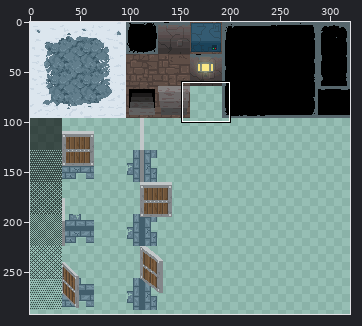
Sprite sheet, stored at images/tileset.png. The first picture is a wide view before the edit; the outline marks the close-up.
Close-up. Before:
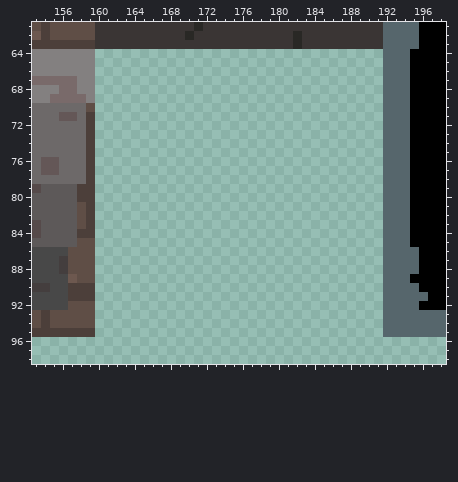
The file is 320x320 pixels. Colours within 5 levels of each other are drawn and written as one. Shown: x 153..198, y 61..98. The wide view leaves out empty margins.
Now the later version:
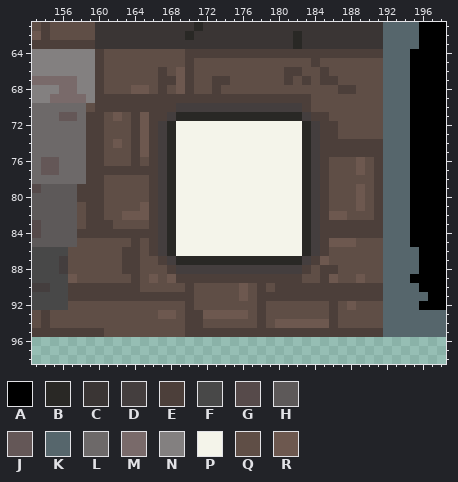
Palette (. is transparent): A #000000  B #292825  C #3a3534  D #443e3e  E #4c3f3a  F #484848  G #564a4a  H #5d5959  J #645757  K #56666c  L #6d6969  M #796a6a  N #838080  P #f4f4ea  Q #5f4e46  R #6d584f
Difference:
{"y":64,"x":160,"old":"................................","new":"EQQQQQQQQQEEEEEEEEEEEEEEEEEEEEEE"}
{"y":65,"x":160,"old":"................................","new":"EQQQQQQQQQEQQQQQQQQQQQQQEQQQQQQQ"}
{"y":66,"x":160,"old":"................................","new":"EQQQQQQEQREQQQQQQQQQQEEQQEQQQQQQ"}
{"y":67,"x":160,"old":"................................","new":"EQQQQQQEEREQQEEQQQQQQEQEQEEQQQQQ"}
{"y":68,"x":160,"old":"................................","new":"EQQQRRQEQREQQEQQQQQQQQQQQQQEEQQQ"}
{"y":69,"x":160,"old":"................................","new":"EEEEEEEEEEEEEEEEEEEEEEEEQQQQQQQQ"}
{"y":70,"x":160,"old":"................................","new":"EEEEEEEEEDDDDDDDDDDDDDDEQQQQQQQQ"}
{"y":71,"x":160,"old":"................................","new":"EQRQEREEDBBBBBBBBBBBBBBDEEQQQQQQ"}
{"y":72,"x":160,"old":"................................","new":"EQQQEREDBPPPPPPPPPPPPPPBDEEQQQQQ"}
{"y":73,"x":160,"old":"................................","new":"EQQQEREDBPPPPPPPPPPPPPPBDEEQQQQQ"}
{"y":74,"x":160,"old":"................................","new":"EQRQEREDBPPPPPPPPPPPPPPBDEEEEEEE"}
{"y":75,"x":160,"old":"................................","new":"EQQQEREDBPPPPPPPPPPPPPPBDEEEEEEE"}
{"y":76,"x":160,"old":"................................","new":"EQQQEQEDBPPPPPPPPPPPPPPBDEQQQRQE"}
{"y":77,"x":160,"old":"................................","new":"EEEEEEEDBPPPPPPPPPPPPPPBDEQQQRQE"}
{"y":78,"x":160,"old":"................................","new":"EQQQQQEDBPPPPPPPPPPPPPPBDEQQQQQE"}
{"y":79,"x":160,"old":"................................","new":"EQQQQQEDBPPPPPPPPPPPPPPBDEQQQRQE"}
{"y":80,"x":160,"old":"................................","new":"EQQQQQEDBPPPPPPPPPPPPPPBDEQQQRQE"}
{"y":81,"x":160,"old":"................................","new":"EQQQQREDBPPPPPPPPPPPPPPBDEQQQRQE"}
{"y":82,"x":160,"old":"................................","new":"EQQRRREDBPPPPPPPPPPPPPPBDERRQQQE"}
{"y":83,"x":160,"old":"................................","new":"EEQQQQEDBPPPPPPPPPPPPPPBDEEEEEEE"}
{"y":84,"x":160,"old":"................................","new":"EEEEEEEDBPPPPPPPPPPPPPPBDEEEEEEE"}
{"y":85,"x":160,"old":"................................","new":"QQQQEQEDBPPPPPPPPPPPPPPBDERRRQQQ"}
{"y":86,"x":160,"old":"................................","new":"QQQEEQEDBPPPPPPPPPPPPPPBDEQQQQQQ"}
{"y":87,"x":160,"old":"................................","new":"QQQEEQQEDBBBBBBBBBBBBBBDERQQQQQQ"}
{"y":88,"x":160,"old":"................................","new":"QQQEEQQQEDDDDDDDDDDDDDDEQEEQQQQQ"}
{"y":89,"x":160,"old":"................................","new":"QQQQEQRQREEEEEEEEEEEEEEQQERQQRQQ"}
{"y":90,"x":160,"old":"................................","new":"EEEEEQQQQQEQQQQQRQEQEEEEEEEEEEEE"}
{"y":91,"x":160,"old":"................................","new":"EEEEEEEEEEEQQQQQRQEEEEEEEEEEEEEE"}
{"y":92,"x":160,"old":"................................","new":"QQQQQQQQQQEQQQQQQQEQQQQQQQEQRQQQ"}
{"y":93,"x":160,"old":"................................","new":"QQQQQQQRRQEERRRRRQEQQQQQQQEQQQQQ"}
{"y":94,"x":160,"old":"................................","new":"QQQQQQQQQQEEQQQQQQEQRRRRRREQQQQQ"}
{"y":95,"x":160,"old":"................................","new":"EQQQQQQQQQEEEEEEEEEEEEEEEEEEEEEE"}
{"label":"added","picture_box":[95,49,383,337]}
